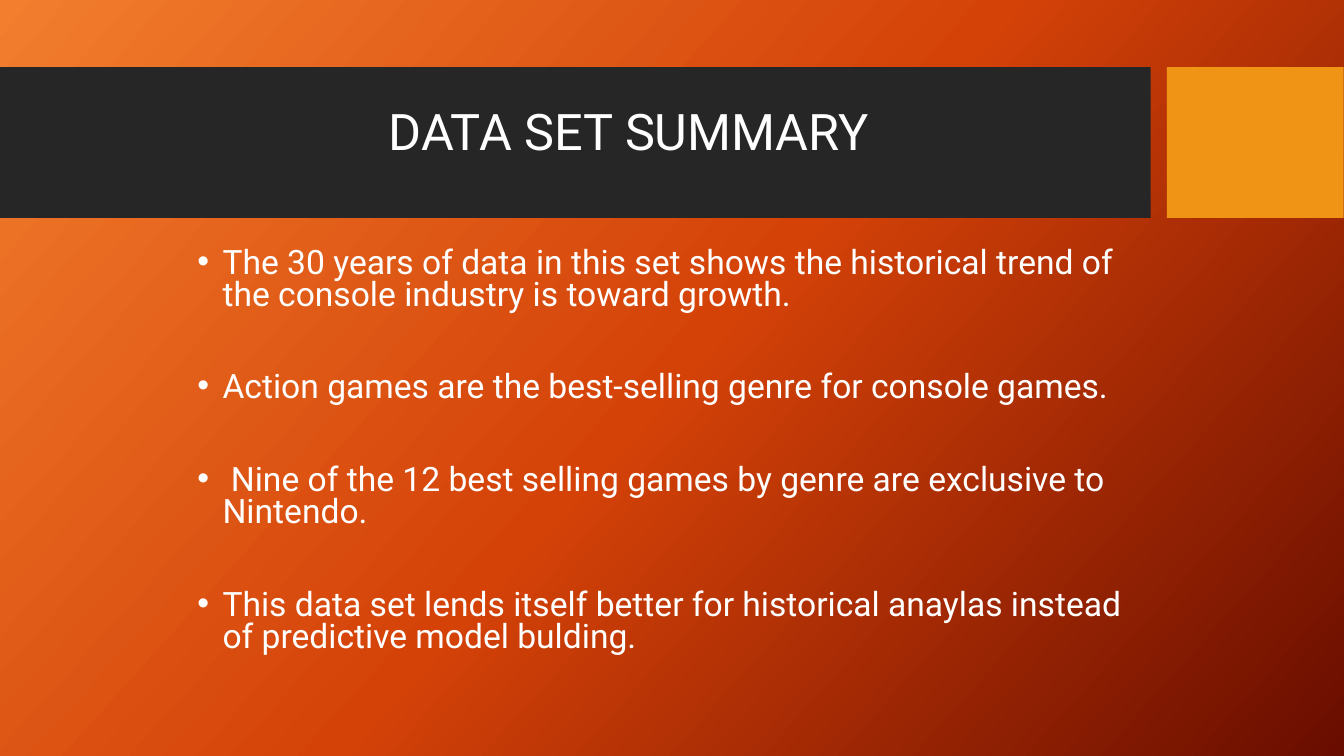
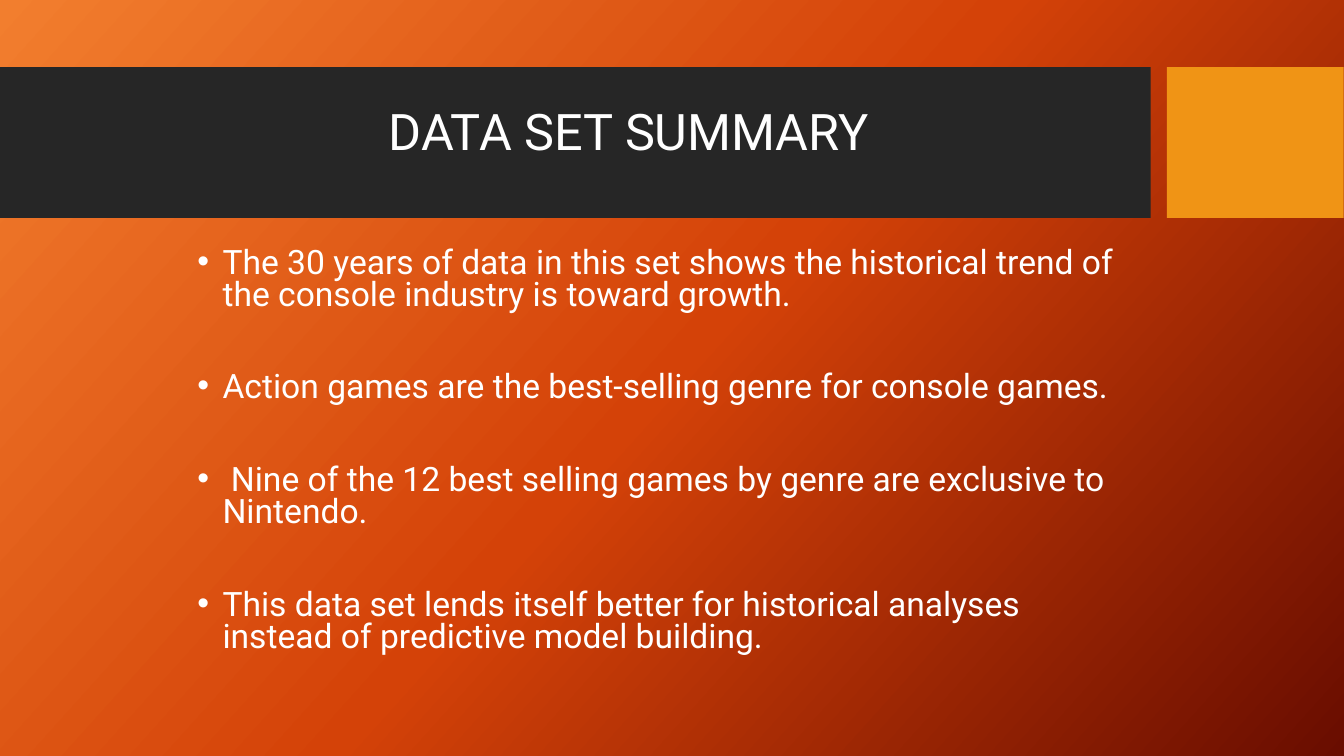
Before and after one commit to rejohnsonjr/Springboard_DS_Track, a slide deck: slide 15 of Robert.Johnson_project.1_game_Sales.pptx. Drawn at 1344x756 pixels with LibreOffice and Linux fonts; fonts in the diff are those of the drawing; background and template pictures are left out. Boxes give left, top, right and bottom in pixels: in the first picture for what was removed or moved away, otherwise in the second. Text is boxed around its words. In the diff, an @@ line names an element or a change of style, - is before the commit and + after.

Commit message:
Project 1 PPT v3

```diff
--- a/Robert.Johnson_project.1_game_Sales.pptx
+++ b/Robert.Johnson_project.1_game_Sales.pptx
@@ text at [223,590,1020,655]: text changed @@
-• This data set lends itself better for historical anaylas instead of predictive model bulding.
+• This data set lends itself better for historical analyses instead of predictive model building.
```
